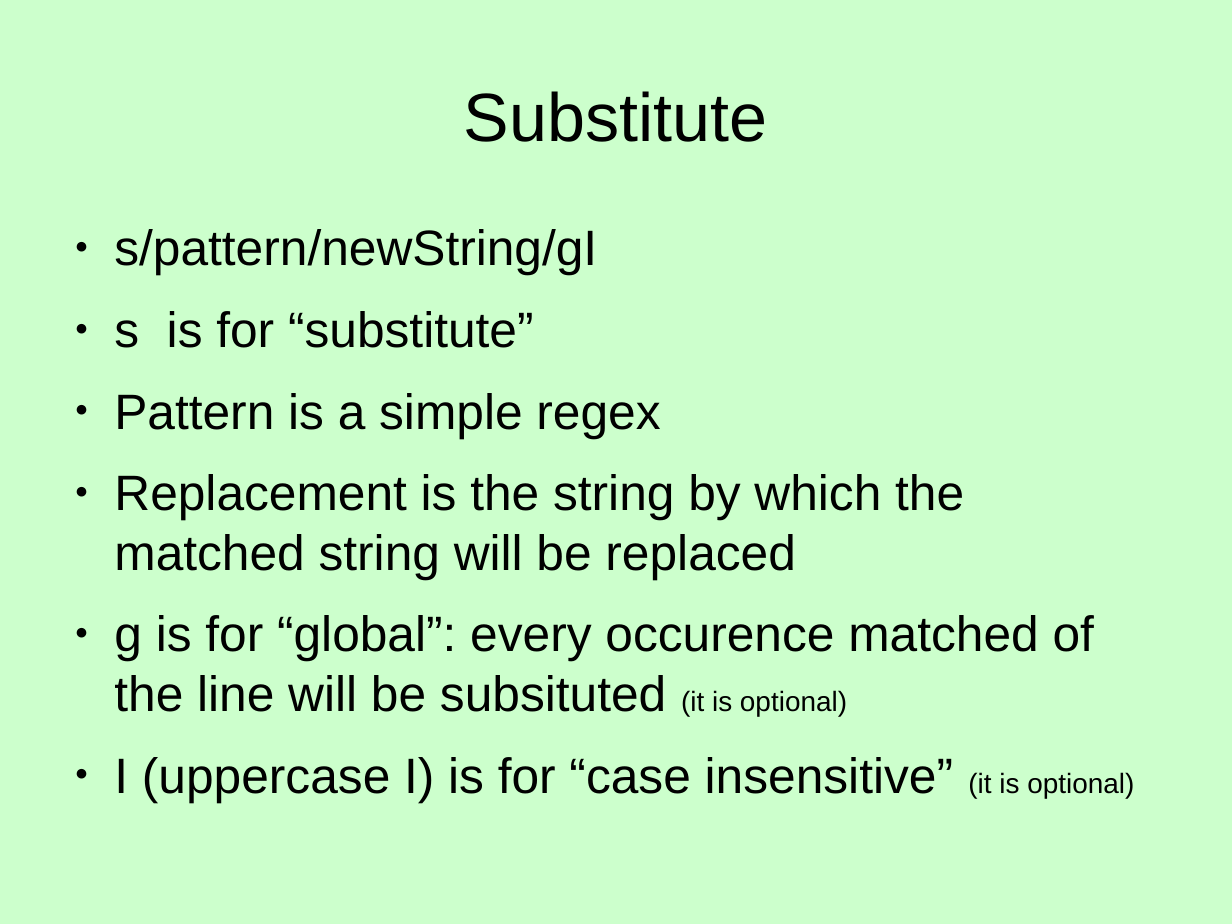
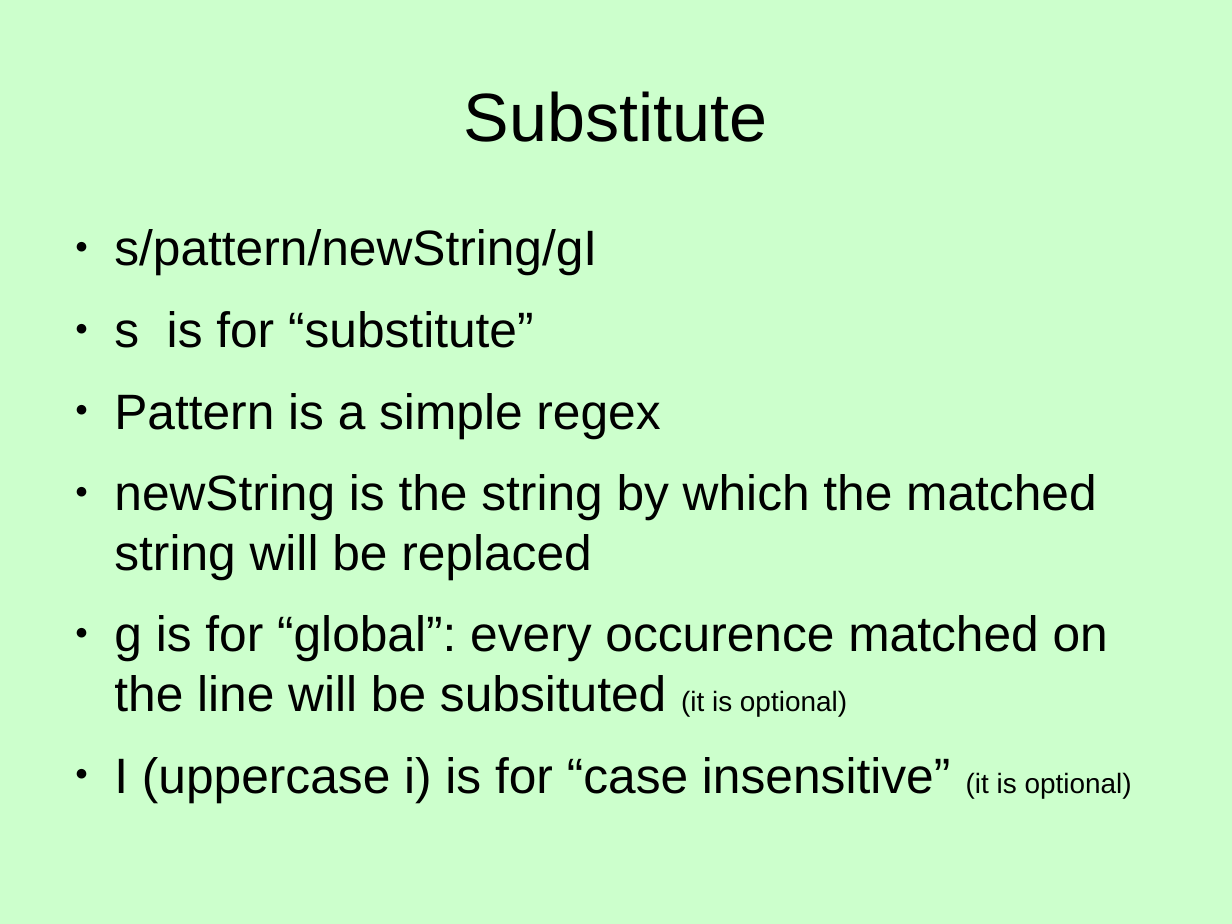
Before and after one commit to Clibre/An-introduction-to-bash, a slide deck: slide 52 of presentation/presentation.odp. Drawn at 1232x924 pixels with LibreOffice and Linux fonts; fonts in the diff are those of the drawing. Boxes give left, top, right and bottom in pixels: in the first picture for what was removed or moved away, otherwise in the second. Text is boxed around its words. In the diff, an @@ line names an element or a change of style, - is before the commit and + after.

```diff
--- a/presentation/presentation.odp
+++ b/presentation/presentation.odp
@@ text at (114, 474, 1132, 802): text changed @@
-● Replacement is the string by which the matched string will be replaced
-● g is for “global”: every occurence matched of the line will be subsituted (it is optional)
-● I (uppercase I) is for “case insensitive” (it is optional)
+● newString is the string by which the matched string will be replaced
+● g is for “global”: every occurence matched on the line will be subsituted (it is optional)
+● I (uppercase i) is for “case insensitive” (it is optional)
```
Also in this commit, not shown: 5 other slides changed, 3 other files.
